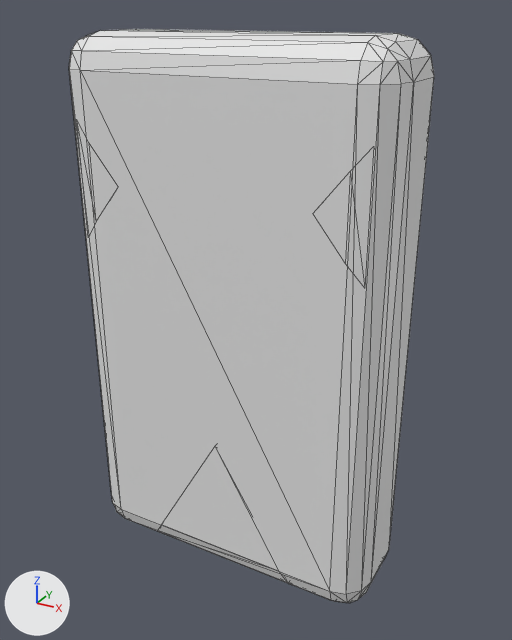
A saved change to the glTF model src/assets/models/tank.gltf.
Both versions are drawn from a 50 mm lens placed at (16.0, -27.7, 17.8), pointed at (0.5, 0.4, 3.7). Lighting does not change. The marker at lower left points along +X, +Y and +Z. Mesh edges are drawn as thin lines. Vertices at the same position are counted once.

The first picture shows 'Tank'.
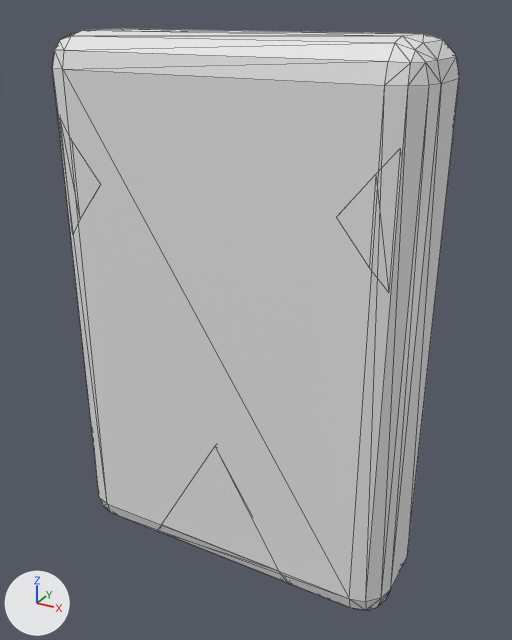
The change, as a diff of the scene's bpy script:
```diff
--- a/src/assets/models/tank.gltf.py
+++ b/src/assets/models/tank.gltf.py
@@ me_cube_001 @@
 me_cube_001.from_pydata(...)  # 214 vertices, 408 faces; spans x -8.0..8.0, y -2.9..2.9, z -13.3..13.3
 # used by ob_tank; location = (0.0, 0.0, 3.56)
+# me_cube_001 part 1: the loose piece of 96 vertices spanning x -8.0..8.0, y -2.9..2.9, z -13.3..13.3 is scaled about its middle by (1.14, 1, 1)
```

Changed parts and their boxes (x1, y1, x2, y2) in the pictures (512 x 640 px):
'Tank', reshaped (12% wider)
    before: (69, 29, 434, 603)
    after: (52, 29, 460, 611)
